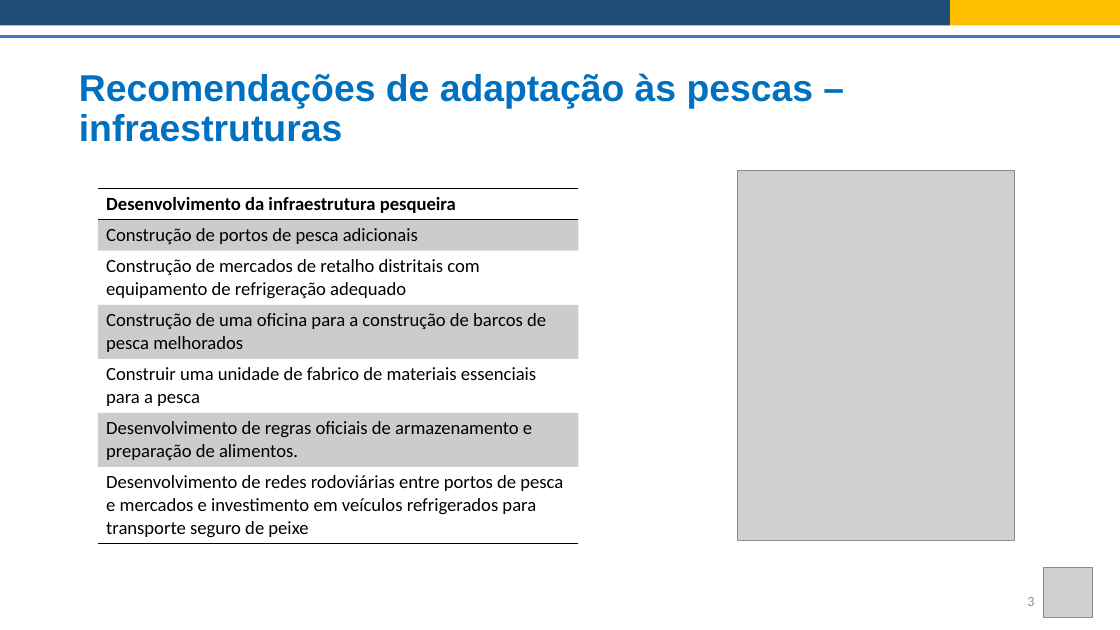
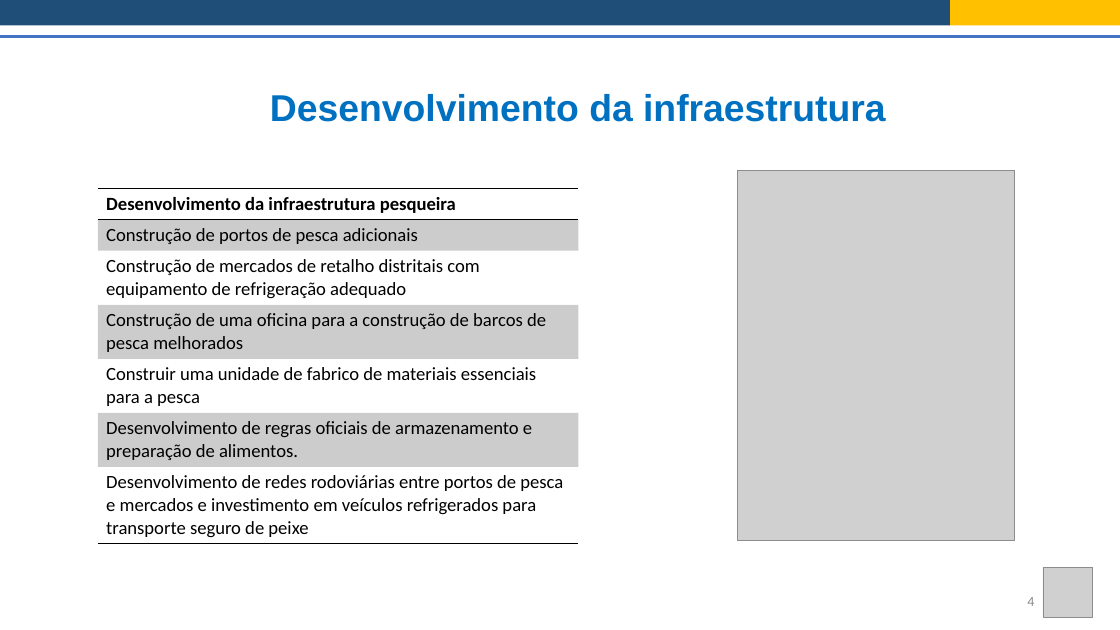
Before and after one commit to Risk-Team/trainings, a slide deck: slide 4 of STP/presentations/Session_2/Adaptation_recommendations_port.pptx (slide 3 before the commit). Drawn at 1120x630 pixels with LibreOffice and Linux fonts; fonts in the diff are those of the drawing; grey boxes stand for pictures. Boxes give left, top, right and bottom in pixels: in the first picture for what was removed or moved away, otherwise in the second. Text is boxed around its words. In the diff, an @@ line names an element or a change of style, - is before the commit and + after.

```diff
--- a/STP/presentations/Session_2/Adaptation_recommendations_port.pptx
+++ b/STP/presentations/Session_2/Adaptation_recommendations_port.pptx
@@ title at [270, 94, 886, 122]: text changed @@
-Recomendações de adaptação às pescas – infraestruturas
+Desenvolvimento da infraestrutura
@@ page number at [1027, 597, 1034, 606]: text changed @@
-3
+4
```
Also in this commit, not shown: 7 other slides changed, 3 slides added, 2 slides removed, 3 other files.
